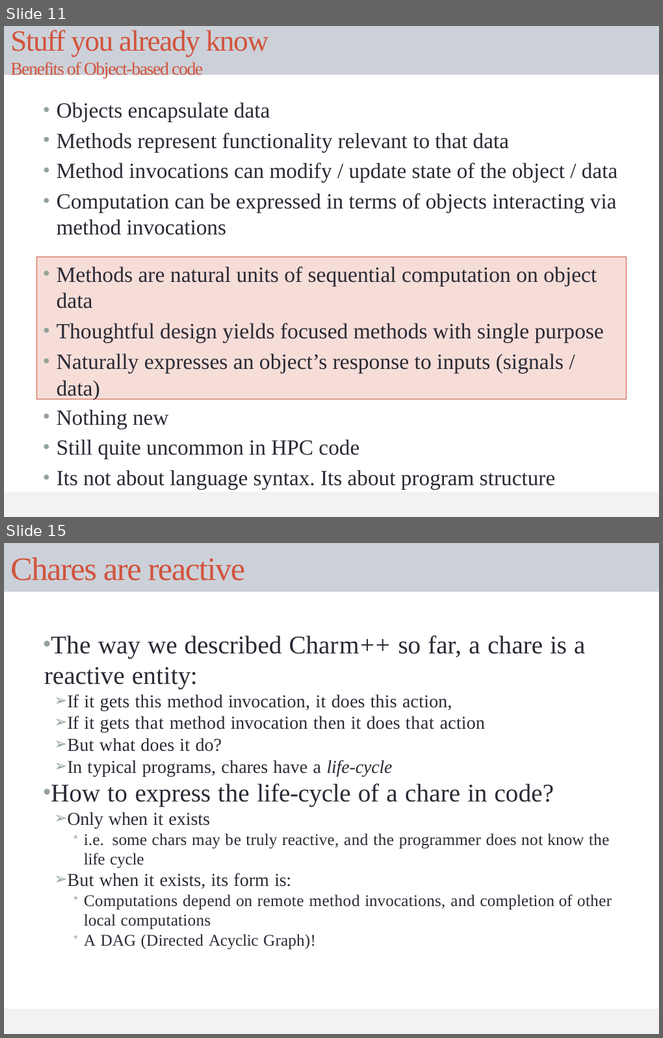
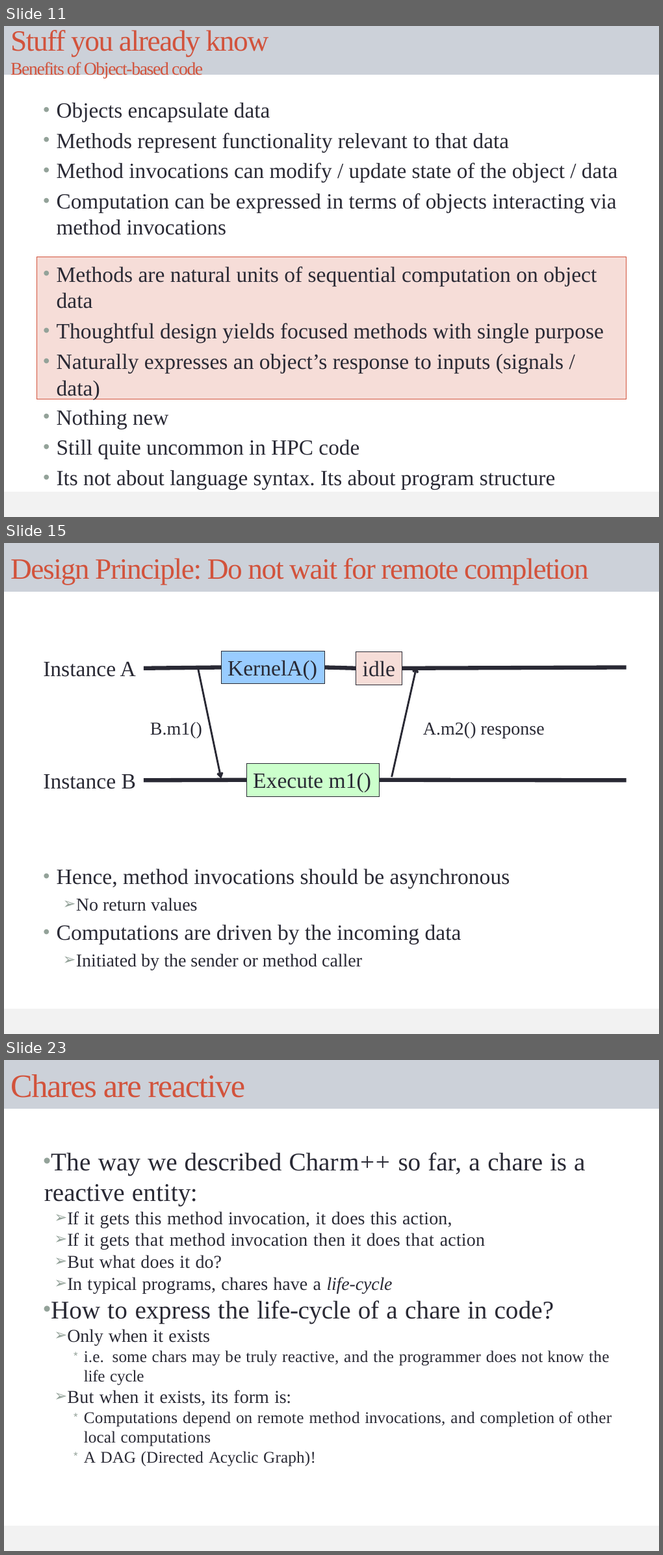
Before and after one commit to UIUC-PPL/charm_tutorial, a slide deck: tutorial.pptx. Shown one above the other, each under a label of ours: slides 11 and 15 before the commit, slides 11, 15 and 23 after it; the slides between them are not shown. The pictures are 663x1038 and 663x1555 pixels, drawn with LibreOffice and Linux fonts; fonts in the diff are those of the drawing. Boxes give left, top, right and bottom in pixels: in the first picture for what was removed or moved away, otherwise in the second. Text is boxed around its words. In the diff, an @@ line names an element or a change of style, - is before the commit and + after.

```diff
--- a/tutorial.pptx
+++ b/tutorial.pptx
@@ slide 15 added at bbox=[4, 543, 659, 1034], background #FFFFFF; not listed: 1 template element that a slide beside it also shows @@
@@ title added at bbox=[4, 543, 659, 592], fill #CCD1D9, 32.4 pt, text #D2533C @@
+Design Principle: Do not wait for remote completion
@@ rectangle added at bbox=[221, 651, 324, 684], fill #99CCFF, outline #292934 0.75 pt, 24 pt, text #292934 @@
+KernelA()
@@ rectangle added at bbox=[356, 652, 402, 685], fill #F6DDD8, outline #292934 0.75 pt, 24 pt, text #292934 @@
+idle
@@ text added at bbox=[43, 661, 136, 677], 24 pt, text #292934 @@
+Instance A
@@ line added from (144, 668) to (221, 668), #292934 4.5 pt @@
@@ arrow added from (198, 668) to (221, 779), #292934 2.08 pt @@
@@ line added from (325, 668) to (356, 668), #292934 4.5 pt @@
@@ arrow added from (392, 777) to (417, 667), #292934 2.08 pt @@
@@ line added from (402, 668) to (627, 668), #292934 4.5 pt @@
@@ text added at bbox=[150, 722, 202, 739], 20 pt, text #292934 @@
+B.m1()
@@ text added at bbox=[423, 722, 545, 739], 20 pt, text #292934 @@
+A.m2() response
@@ text added at bbox=[43, 774, 136, 789], 24 pt, text #292934 @@
+Instance B
@@ rectangle added at bbox=[246, 764, 379, 797], fill #CCFFCC, outline #292934 0.75 pt, 24 pt, text #292934 @@
+Execute m1()
@@ line added from (144, 780) to (246, 780), #292934 4.5 pt @@
@@ line added from (380, 780) to (627, 780), #292934 4.5 pt @@
@@ text added at bbox=[57, 869, 510, 970], 24 pt, text #292934 @@
+• Hence, method invocations should be asynchronous
+  ➢ No return values
+• Computations are driven by the incoming data
+  ➢ Initiated by the sender or method caller
@@ what was slide 15 is now slide 23 @@
```
Also in this commit, not shown: 4 slides changed, 7 other slides added.
